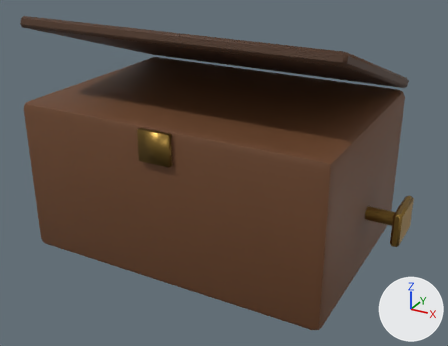
An edit to the Blender file blender/musicbox.blend, drawn before and after from the same camera.
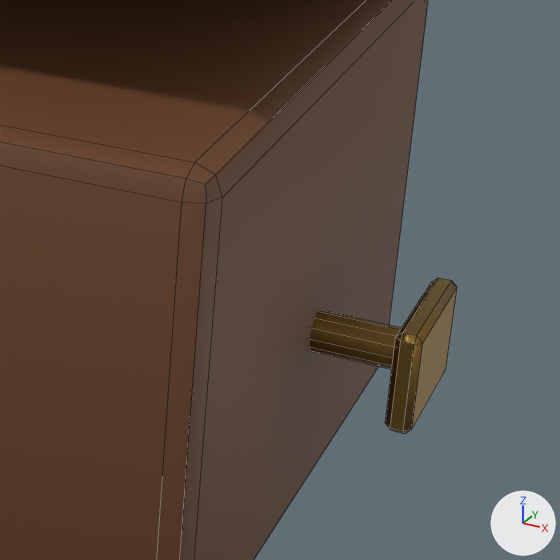
Old and new are each drawn whole from a 50 mm camera at (0.221, -0.3951, 0.2541) aimed at (0.0126, -0.0161, 0.0646) and again close up on the part from 58% to 100% of the width and 30% to 84% of the height. Lighting does not change. The marker at lower right points along +X, +Y and +Z. The older version's two pictures come first. The close-ups show mesh edges as thin lines.

Objects in the first close-up: 'MB_Body', 'MB_KeyHandle', 'MB_KeyShaft'.
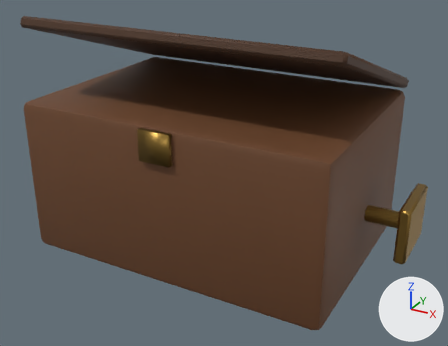
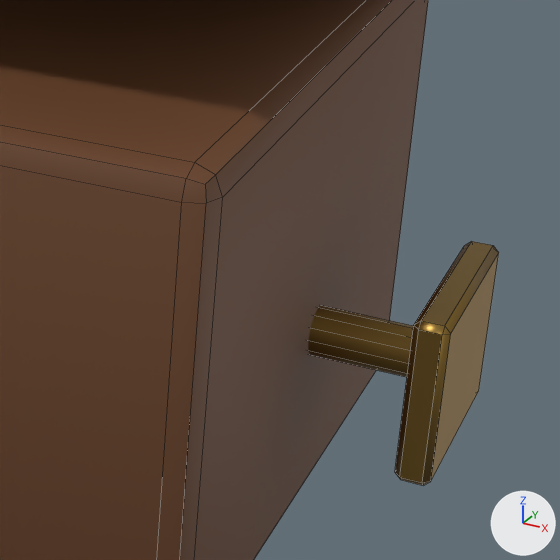
Where the change shows, as pixel boxes [x1, y1, x2, y2] in the close-ups (560 x 560 px):
'MB_KeyHandle', reshaped, moved (44% wider, 56% taller): before [385, 278, 457, 434]; after [395, 241, 499, 485]
'MB_KeyShaft', moved, rescaled (14% wider, 20% taller): before [310, 310, 402, 369]; after [308, 306, 413, 377]

The edits, one by one:
me_mb_keyshaft is used by ob_mb_keyshaft; parent ob_musicbox; location (0.12, 0.0, 0.05).
me_mb_keyshaft had 24 vertices, 14 faces and spanned x -0.002..0.023, y -0.005..0.005, z -0.005..0.005.
me_mb_keyshaft now has 24 vertices, 14 faces and spans x -0.002..0.028, y -0.006..0.006, z -0.006..0.006.
me_mb_keyshaft part 1: the whole mesh is scaled about its middle by 1.2, then moved by (0.0025, 0.0, 0.0).
me_mb_keyhandle is used by ob_mb_keyhandle; parent ob_musicbox; location (0.145, 0.0, 0.05).
me_mb_keyhandle had 24 vertices, 26 faces and spanned x -0.003..0.003, y -0.0175..0.0175, z -0.0125..0.0125.
me_mb_keyhandle now has 24 vertices, 26 faces and spans x -0.004..0.004, y -0.025..0.025, z -0.02..0.02.
me_mb_keyhandle part 2: 24 of 24 vertices moved; they spanned x -0.003..0.003, y -0.0175..0.0175, z -0.0125..0.0125 and now span x -0.004..0.004, y -0.025..0.025, z -0.02..0.02; mean shift (0.0, 0.0, 0.0).
Object 'MB_KeyHandle' (ob_mb_keyhandle) moves from (0.145, 0.0, 0.05) to (0.151, 0.0, 0.05).
